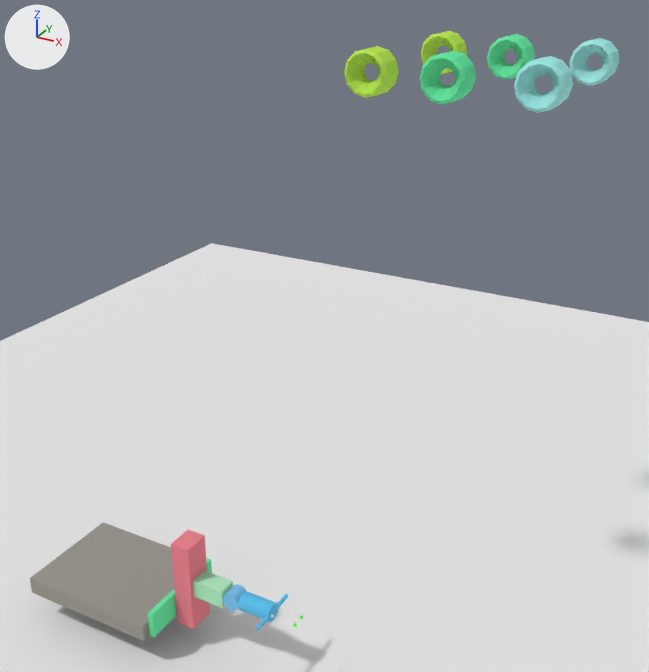
The Blender file Blender Models/Rover2.blend: old version first, new version second.
Camera for both pictures: a 50 mm lens placed at (2.51, -8.55, 7.47), pointed at (-2.65, 0.82, 2.78). Every picture has the same lights, and +X, +Y and +Z are marked at upper left.

The first picture shows 'Chassis', 'Plane', 'Wheel1', 'Wheel2', 'Wheel4', 'Wheel5', 'Wheel6', 'arm_link1', 'arm_link2', 'arm_link3', 'arm_link4', 'arm_link5'.
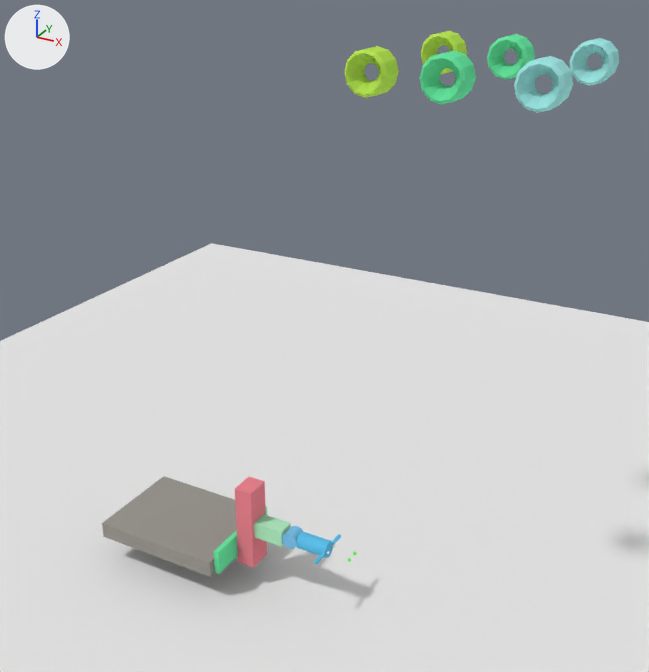
Pixel boxes (x1, y1, x2, y2) of what changed, in the pictures (649 x 672 px):
'Chassis', moved: before (30, 522, 174, 641); after (102, 476, 237, 577)
'arm_link2', moved: before (171, 530, 210, 629); after (235, 477, 267, 568)
'arm_link3', moved: before (193, 571, 233, 608); after (254, 514, 291, 547)
'arm_link5', moved: before (238, 591, 288, 631); after (296, 531, 341, 565)
'arm_link1', moved: before (147, 558, 212, 637); after (214, 506, 267, 574)
'arm_link4', moved: before (223, 584, 246, 611); after (282, 526, 303, 549)

What the commit changed:
Object 'Chassis' (ob_chassis) moves from (-5.09, -0.78, -0.91) to (-5.09, 0.72, -0.91).
Object 'arm_link1' (ob_arm_link1) moves from (-4.02, -0.78, -0.82) to (-4.02, 0.72, -0.82).
Object 'arm_link2' (ob_arm_link2) moves from (-3.84, -0.78, -0.46) to (-3.84, 0.72, -0.46).
Object 'arm_link3' (ob_arm_link3) moves from (-3.47, -0.78, -0.48) to (-3.47, 0.72, -0.48).
Object 'arm_link4' (ob_arm_link4) moves from (-3.12, -0.78, -0.48) to (-3.12, 0.72, -0.48).
Object 'arm_link5' (ob_arm_link5) moves from (-2.75, -0.78, -0.48) to (-2.75, 0.72, -0.48).
